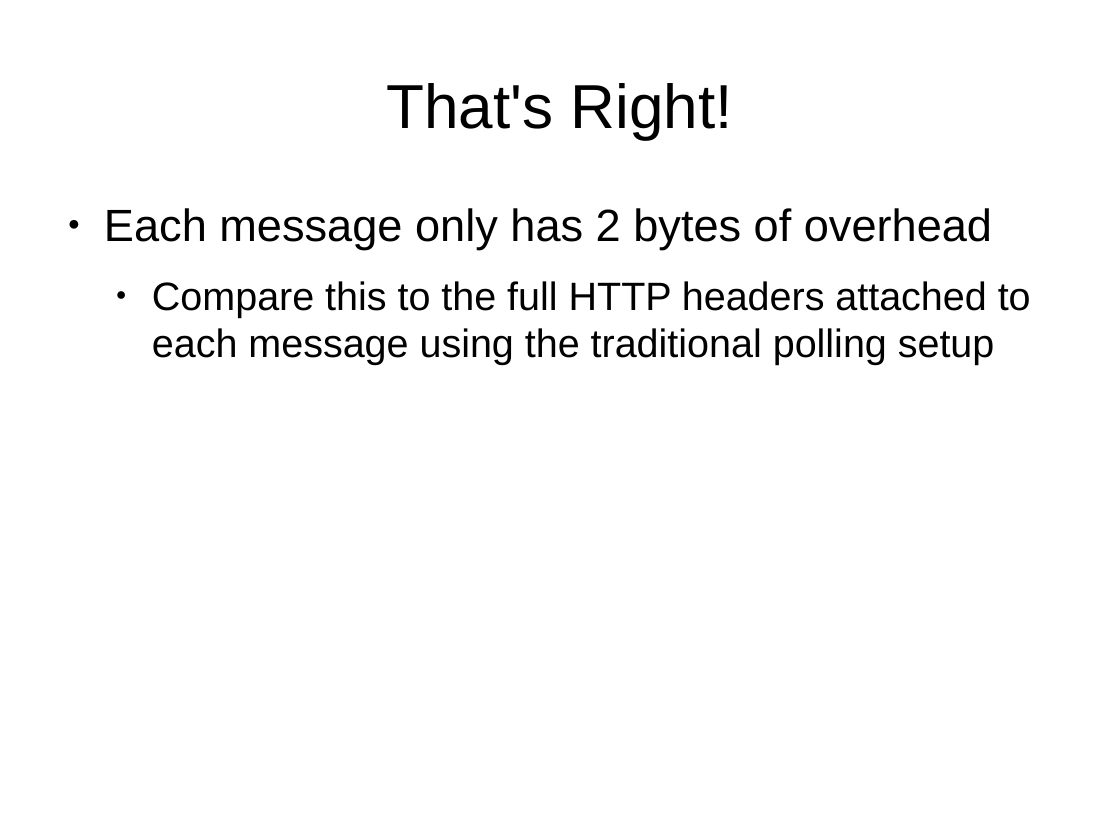
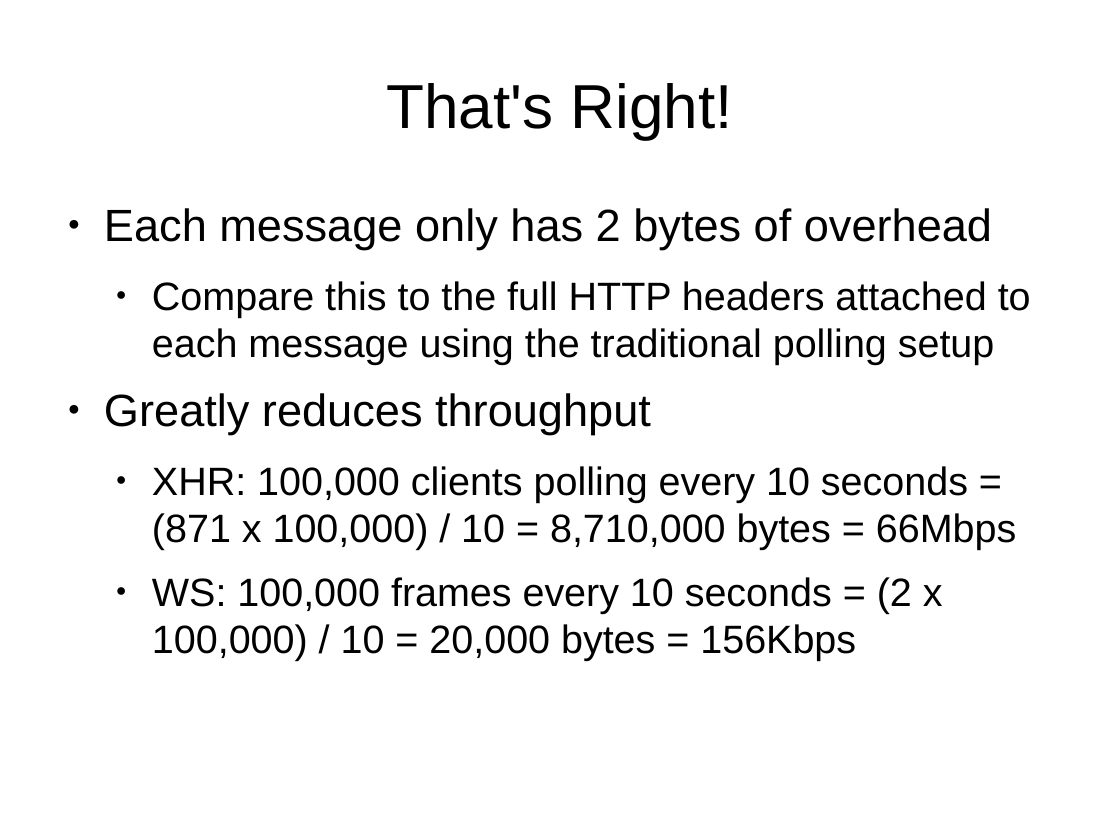
Before and after one commit to jamescarr/websockets-demo, a slide deck: slide 9 of ws.odp. Drawn at 1120x840 pixels with LibreOffice and Linux fonts; fonts in the diff are those of the drawing. Boxes give left, top, right and bottom in pixels: in the first picture for what was removed or moved away, otherwise in the second. Text is boxed around its words. In the diff, an @@ line names an element or a change of style, - is before the commit and + after.

```diff
--- a/ws.odp
+++ b/ws.odp
@@ text at (104, 393, 1016, 661): paragraphs added @@
+● Greatly reduces throughput
+  ● XHR: 100,000 clients polling every 10 seconds = (871 x 100,000) / 10 = 8,710,000 bytes = 66Mbps
+  ● WS: 100,000 frames every 10 seconds = (2 x 100,000) / 10 = 20,000 bytes = 156Kbps
```
Also in this commit, not shown: 2 other slides changed, 4 slides added, 5 slides removed, 4 other files.
